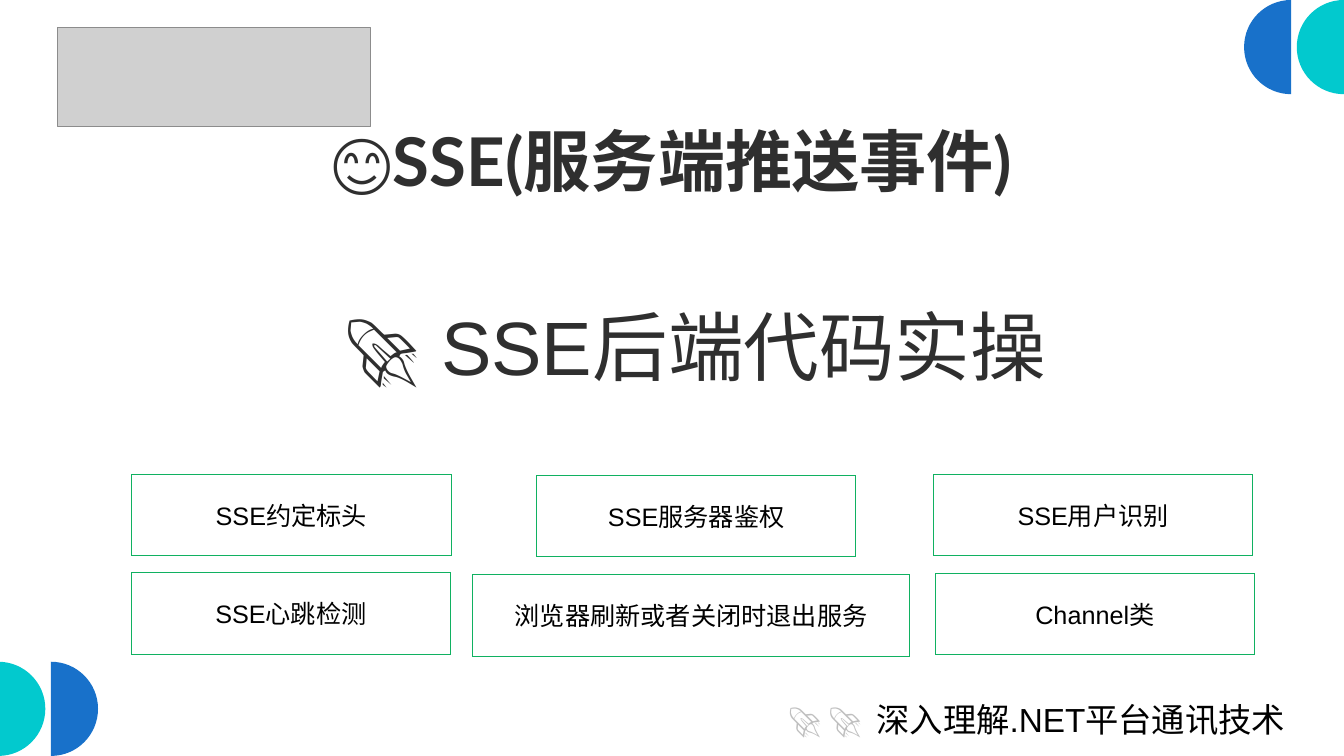
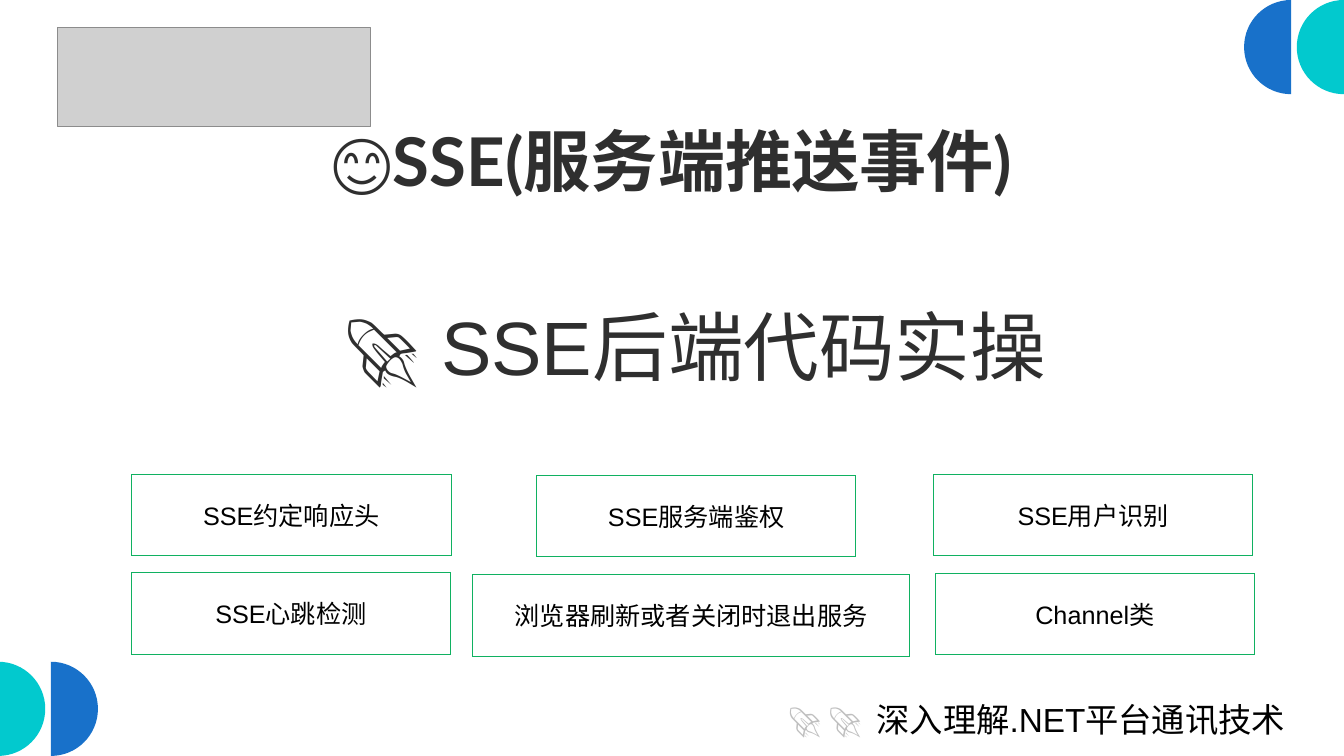
Before and after one commit to scottfly189/dotnet_net_course, a slide deck: slide 5 of src/8.SseDemo/sse_server.odp. Drawn at 1344x756 pixels with LibreOffice and Linux fonts; fonts in the diff are those of the drawing; grey boxes stand for pictures. Boxes give left, top, right and bottom in pixels: in the first picture for what was removed or moved away, otherwise in the second. Text is boxed around its words. In the diff, an @@ line names an element or a change of style, - is before the commit and + after.

```diff
--- a/src/8.SseDemo/sse_server.odp
+++ b/src/8.SseDemo/sse_server.odp
@@ text in rectangle at box(203, 504, 379, 527): text changed @@
-SSE约定标头
+SSE约定响应头
@@ text in rectangle at box(608, 505, 784, 528): text changed @@
-SSE服务器鉴权
+SSE服务端鉴权
```
Also in this commit, not shown: 1 other slide changed, 2 other files.
